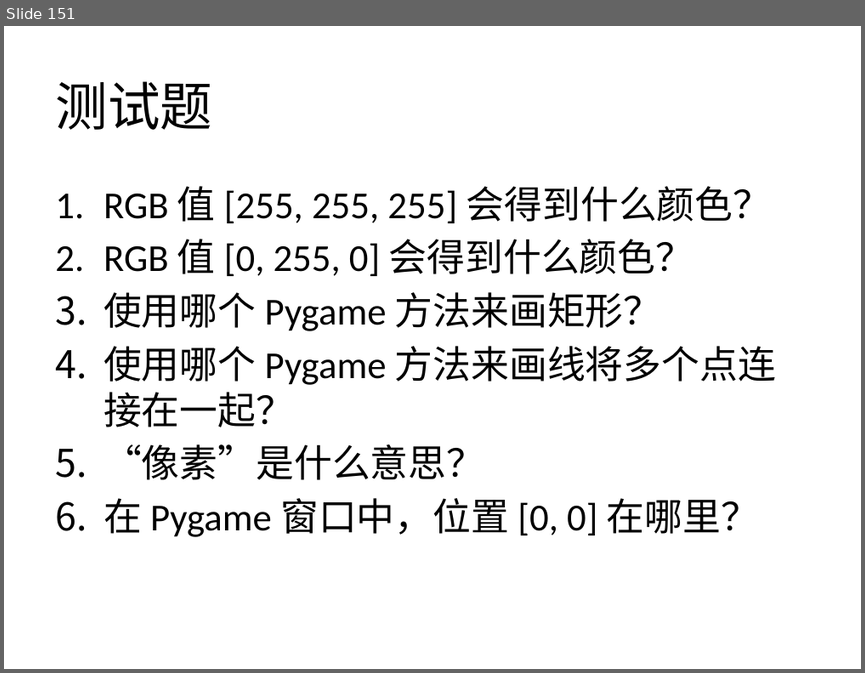
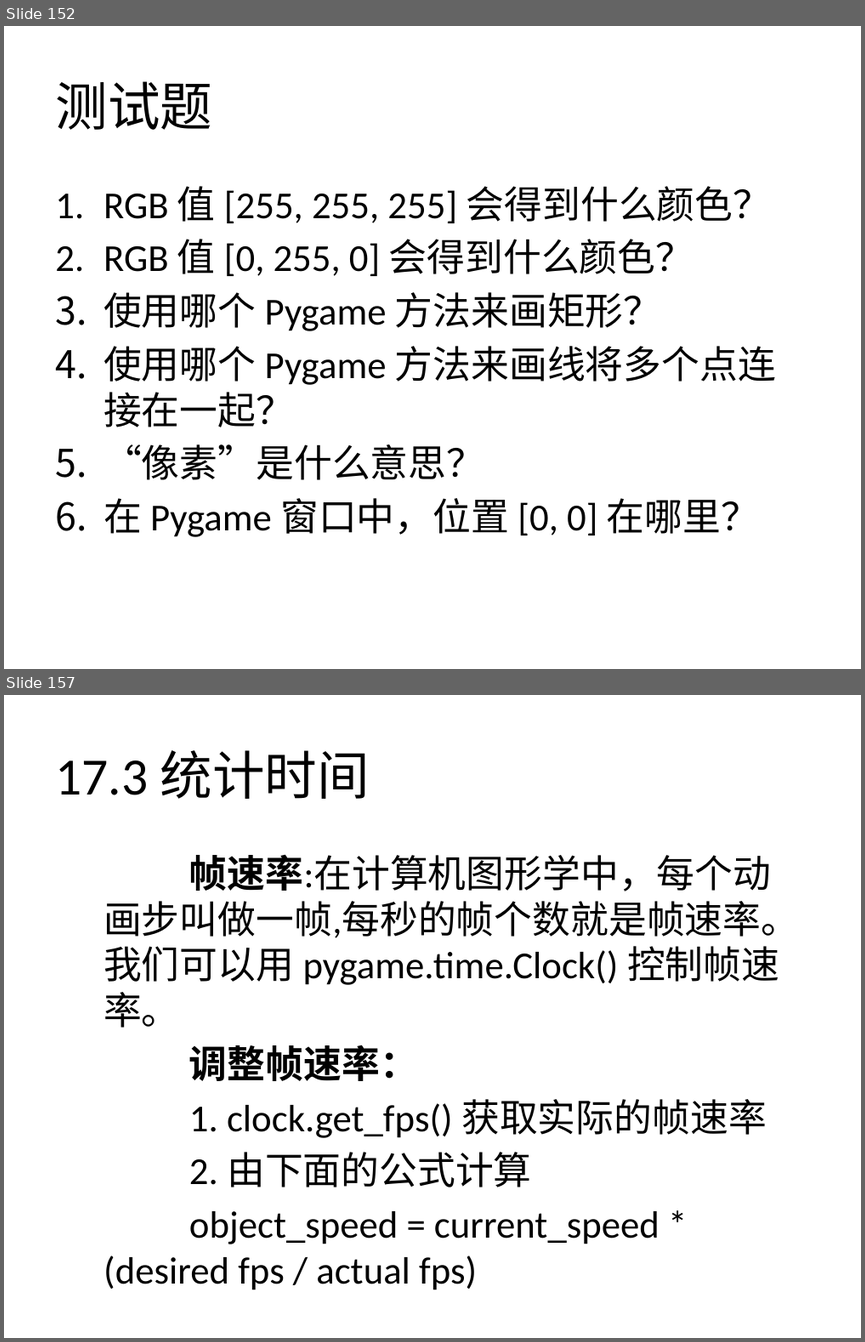
Before and after one commit to zhinan18/Python3, a slide deck: readme/Python3.pptx. Shown one above the other, each under a label of ours: slide 151 before the commit, slides 152 and 157 after it; the slides between them are not shown. The pictures are 865x673 and 865x1342 pixels, drawn with LibreOffice and Linux fonts; fonts in the diff are those of the drawing. Boxes give left, top, right and bottom in pixels: in the first picture for what was removed or moved away, otherwise in the second. Text is boxed around its words. In the diff, an @@ line names an element or a change of style, - is before the commit and + after.

```diff
--- a/readme/Python3.pptx
+++ b/readme/Python3.pptx
@@ slide 157 added at (4, 695, 861, 1338), background #FFFFFF @@
@@ title added at (55, 750, 370, 799), 44 pt, text #000000 @@
+17.3 统计时间
@@ text added at (103, 854, 799, 1290), 32 pt, text #000000 @@
+帧速率:在计算机图形学中，每个动画步叫做一帧,每秒的帧个数就是帧速率。我们可以用 pygame.time.Clock() 控制帧速率。
+调整帧速率：
+1. clock.get_fps() 获取实际的帧速率
+2. 由下面的公式计算
+object_speed = current_speed * (desired fps / actual fps)
@@ what was slide 151 is now slide 152 @@
```
Also in this commit, not shown: 2 slides changed, 5 other slides added, 29 other files.
